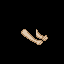
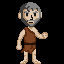
Two versions of the same layered image (64px x 64px). Layer-by-layer changes:
showed "Head" over (18, 2, 42, 27)
showed "Legs" over (20, 49, 41, 64)
hid "Fishing Left Arm" over (21, 29, 43, 45)
hid "Fishing Right Arm" over (36, 32, 48, 41)
showed "Right Arm" over (16, 31, 24, 50)
showed "Left Arm," over (37, 32, 48, 39)
showed "Body" over (21, 26, 36, 54)
